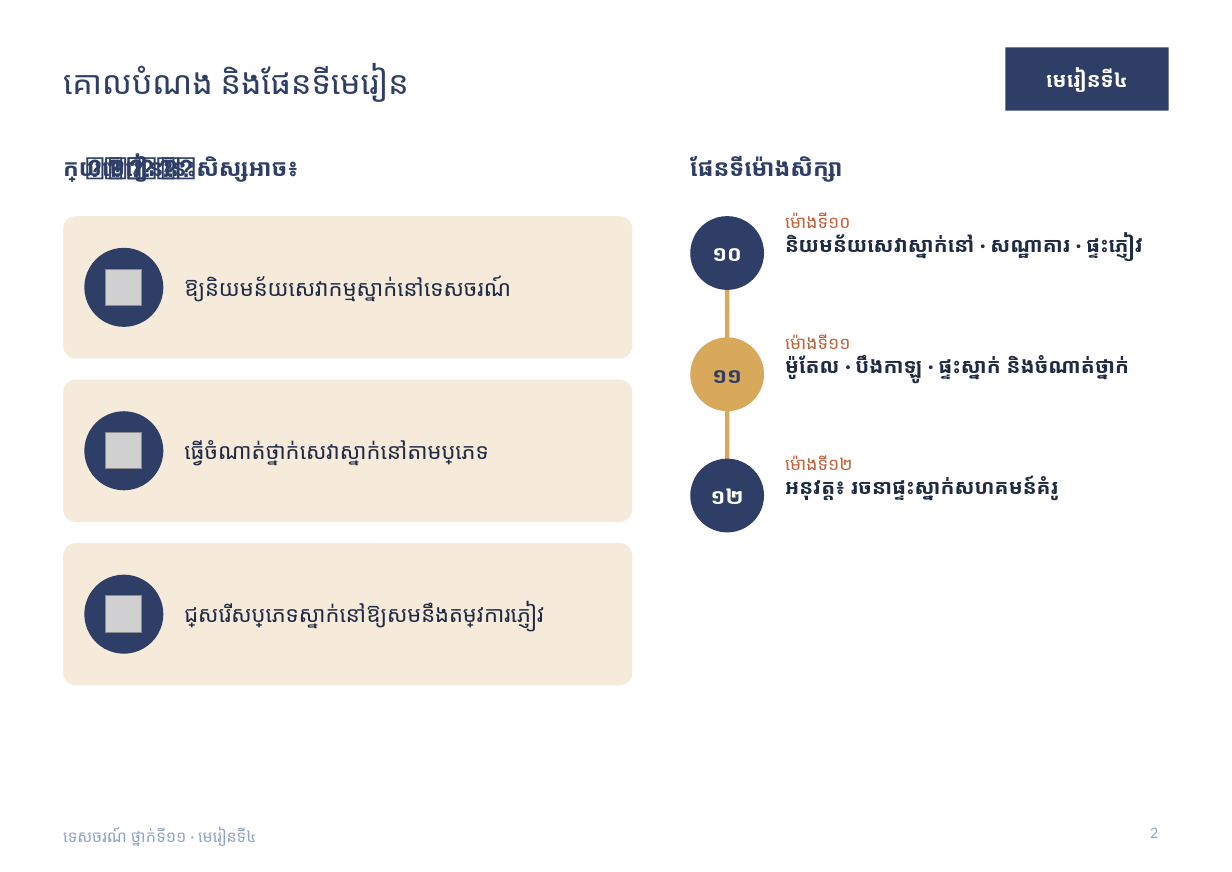
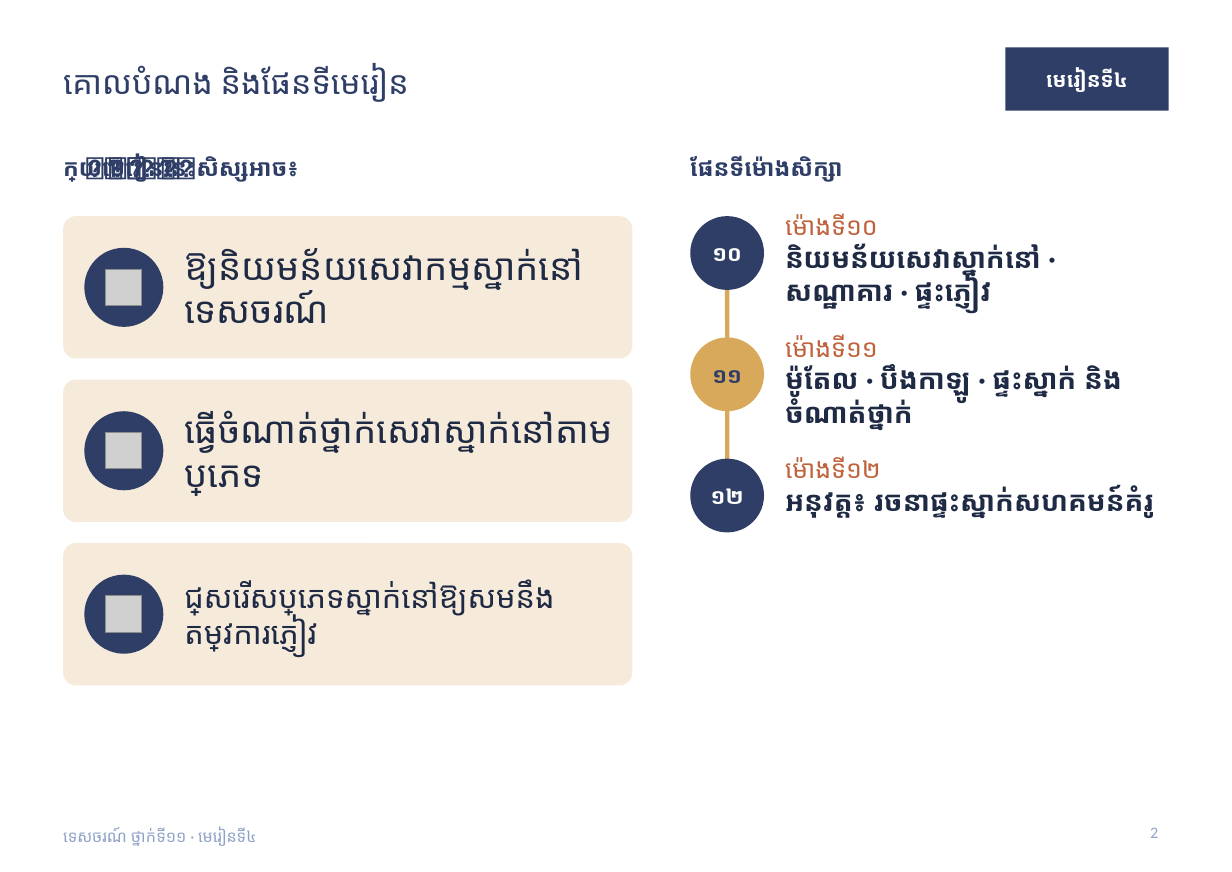
Before and after one commit to khgeo/tourism11, a slide deck: slide 2 of plan/slides/tourism11-lesson-04.pptx. Drawn at 1232x872 pixels with LibreOffice and Linux fonts; fonts in the diff are those of the drawing; grey boxes stand for pictures. Boxes give left, top, right and bottom in pixels: in the first picture for what was removed or moved away, otherwise in the second. Text is boxed around its words. In the diff, an @@ line names an element or a change of style, - is before the commit and + after.

```diff
--- a/plan/slides/tourism11-lesson-04.pptx
+++ b/plan/slides/tourism11-lesson-04.pptx
@@ text "ឱ្យនិយមន័យសេវាកម្មស្នាក់នៅទេសចរណ៍" at box(184, 248, 584, 323): size 15 to 25 pt @@
@@ text "ម៉ោងទី១០" at box(785, 213, 1041, 309): size 12 to 17 pt in "ម៉ោងទី១០"; size 14 to 19 pt in "និយមន័យសេវាស្នាក់នៅ · សណ្ឋាគារ · ផ្ទះភ្ញៀវ" @@
@@ text "ម៉ោងទី១១" at box(785, 334, 1122, 430): size 12 to 17 pt in "ម៉ោងទី១១"; size 14 to 19 pt in "ម៉ូតែល · បឹងកាឡូ · ផ្ទះស្នាក់ និងចំណាត់ថ្នាក់" @@
@@ text "ធ្វើចំណាត់ថ្នាក់សេវាស្នាក់នៅតាមប្រភេទ" at box(184, 410, 612, 496): size 15 to 25 pt @@
@@ text "ម៉ោងទី១២" at box(785, 456, 1157, 518): size 12 to 17 pt in "ម៉ោងទី១២"; size 14 to 19 pt in "អនុវត្ត៖ រចនាផ្ទះស្នាក់សហគមន៍គំរូ" @@
@@ text "ជ្រើសរើសប្រភេទស្នាក់នៅឱ្យសមនឹងតម្រូវការភ្ញៀវ" at box(184, 579, 555, 653): size 15 to 21 pt @@
```
Also in this commit, not shown: 10 other slides changed, 23 other files.
